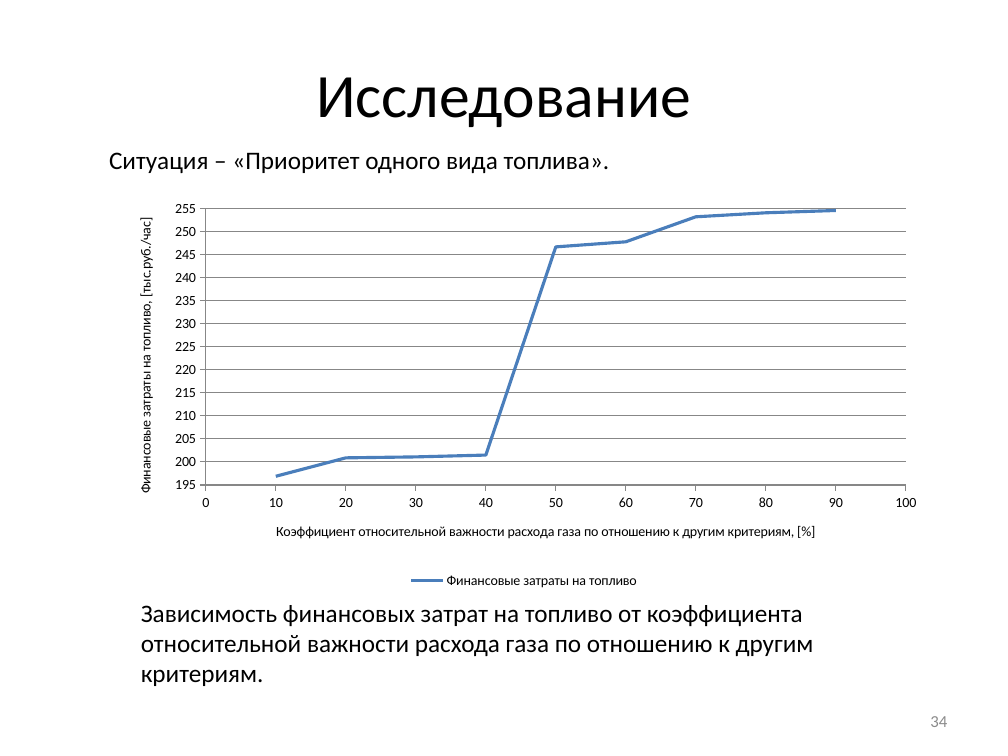
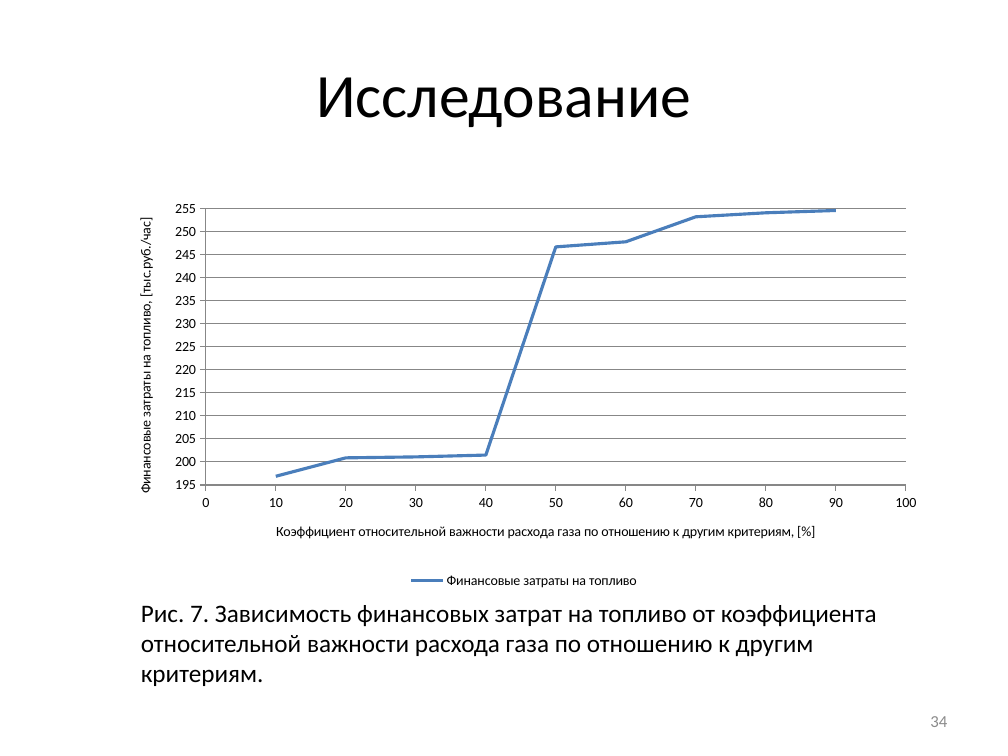
Before and after one commit to arkuzmin/diplom, a slide deck: slide 34 of optimization/4 семестр/Смотр 19.05.14/Презентация.pptx. Drawn at 1008x756 pixels with LibreOffice and Linux fonts; fonts in the diff are those of the drawing. Boxes give left, top, right and bottom in pixels: in the first picture for what was removed or moved away, otherwise in the second. Text is boxed around its words. In the diff, an @@ line names an element or a change of style, - is before the commit and + after.

```diff
--- a/optimization/4 семестр/Смотр 19.05.14/Презентация.pptx
+++ b/optimization/4 семестр/Смотр 19.05.14/Презентация.pptx
@@ text removed at <box>109,152,610,173</box> @@
-Ситуация – «Приоритет одного вида топлива».
@@ text at <box>141,605,877,686</box>: text changed @@
-Зависимость финансовых затрат на топливо от коэффициента относительной важности расхода газа по отношению к другим критериям.
+Рис. 7. Зависимость финансовых затрат на топливо от коэффициента относительной важности расхода газа по отношению к другим критериям.
```
Also in this commit, not shown: 13 other slides changed, 1 slide added, 1 slide removed, 2 other files.
